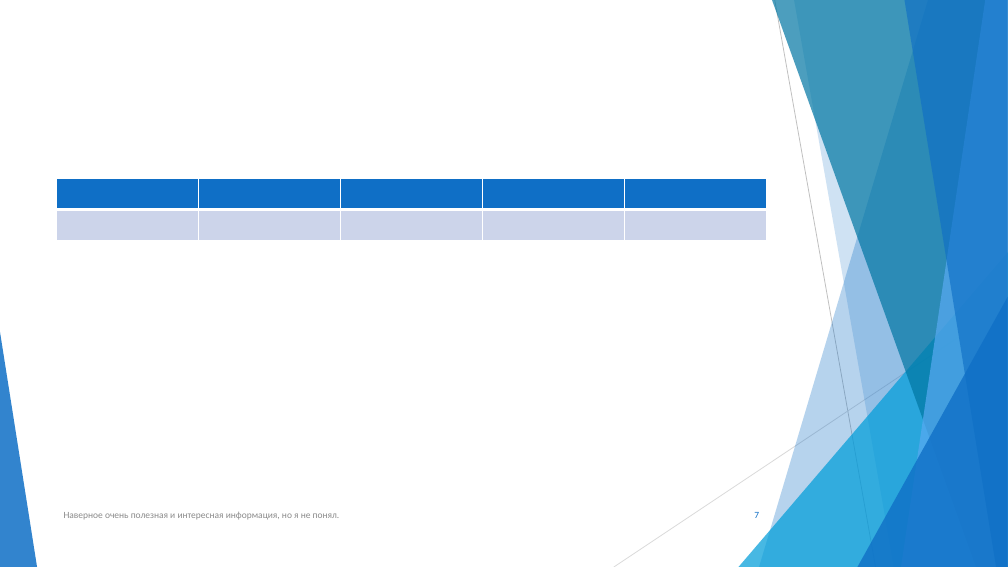
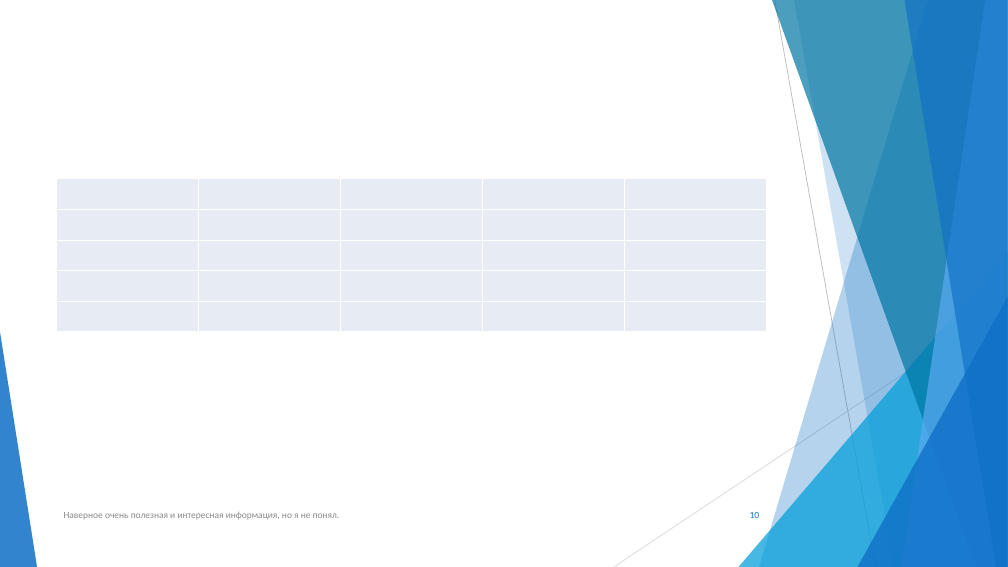
Before and after one commit to R41NB0W-D4SH/Infa_Lab_Work_2nd_semestr, a slide deck: slide 10 of Презентация Microsoft PowerPoint.pptx (slide 7 before the commit). Drawn at 1008x567 pixels with LibreOffice and Linux fonts; fonts in the diff are those of the drawing. Boxes give left, top, right and bottom in pixels: in the first picture for what was removed or moved away, otherwise in the second. Text is boxed around its words. In the diff, an @@ line names an element or a change of style, - is before the commit and + after.

```diff
--- a/Презентация Microsoft PowerPoint.pptx
+++ b/Презентация Microsoft PowerPoint.pptx
@@ table at (x1=56, y1=178, x2=767, y2=332) @@
+row 3:  |  |  |  | 
+row 4:  |  |  |  | 
+row 5:  |  |  |  | 
@@ page number at (x1=750, y1=512, x2=760, y2=518): text changed @@
-7
+10
```
Also in this commit, not shown: 1 other slide changed, 3 slides added, 1 other file.
